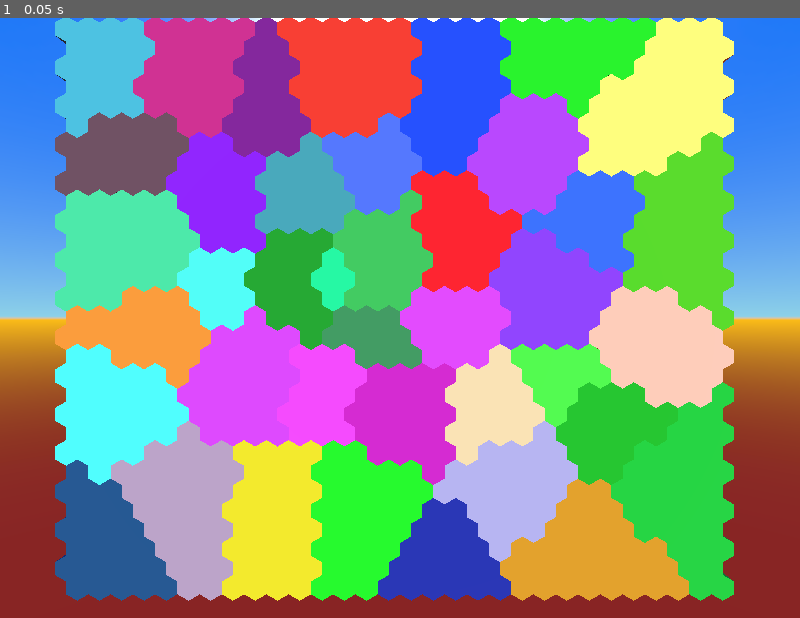
Above: before the commit, frame 1.
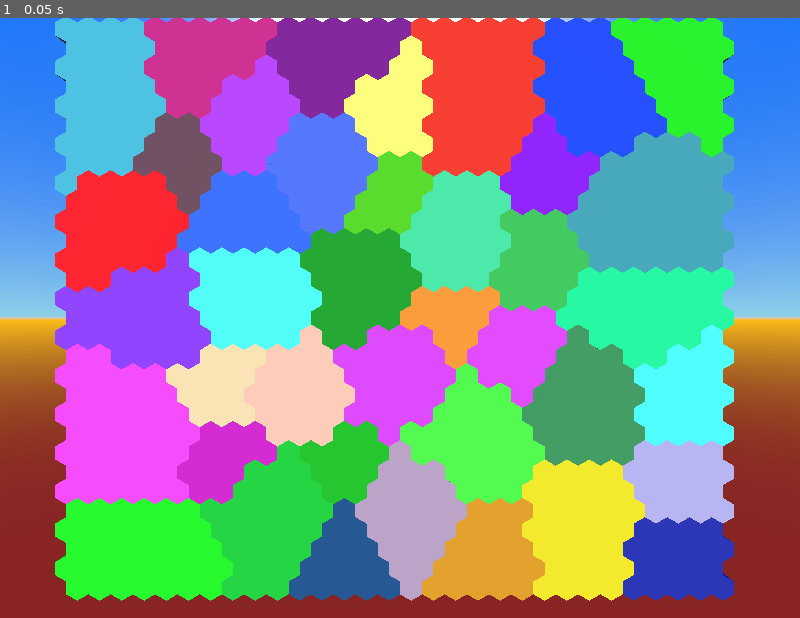
Above: after the commit, the same moment.

Repository: ilyaev/godot-hexes
Game: Godot game, scene res://src/Game.tscn
The game is run twice, just before and just after one commit, with the same random seed, the same clock (stepped at 60 frames per second) and the same inputs.
Inputs:
- Up to frame 1 (0.05 s): no input

The runs differ from the first frame. In frame 1, 74% of the frame differs, in the area x 6-92%, y 0-98%.

Commit message:
feat: mouse hover indication

Diff:
--- a/project.godot
+++ b/project.godot
@@ -12,7 +12,7 @@
 
 config/name="Godot Dice Wars"
 run/main_scene="res://src/Game.tscn"
-config/icon="res://icon.png"
+config/icon="res://art/hexagon-512.png"
 
 [autoload]
 
--- /dev/null
+++ b/src/Game.gd
@@ -0,0 +1,16 @@
+extends Spatial
+
+var HexGrid_class = preload('res://src/hex/Grid.tscn')
+var Grid
+
+func _ready():
+	Grid = HexGrid_class.instance()
+
+	add_child(Grid)
+	# var thread = Thread.new()
+	# thread.start(self, 'add_hexgrid', [thread])
+	pass
+
+func add_hexgrid(params):
+	add_child(Grid)
+	params[0].wait_to_finish()
--- a/src/Game.tscn
+++ b/src/Game.tscn
@@ -1,11 +1,12 @@
 [gd_scene load_steps=3 format=2]
 
-[ext_resource path="res://src/default_env.tres" type="Environment" id=1]
-[ext_resource path="res://src/hex/Grid.tscn" type="PackedScene" id=2]
+[ext_resource path="res://src/Game.gd" type="Script" id=1]
+[ext_resource path="res://src/default_env.tres" type="Environment" id=2]
 
 [node name="Game" type="Spatial" index="0"]
 
 transform = Transform( 1, 0, 0, 0, 1, 0, 0, 0, 1, 0, 0, 1 )
+script = ExtResource( 1 )
 _sections_unfolded = [ "Transform" ]
 
 [node name="Camera" type="Camera" parent="." index="0"]
@@ -25,11 +26,7 @@
 far = 100.0
 _sections_unfolded = [ "Transform" ]
 
-[node name="HexGrid" parent="." index="1" instance=ExtResource( 2 )]
-
-_sections_unfolded = [ "Transform" ]
-
-[node name="DirectionalLight" type="DirectionalLight" parent="." index="2"]
+[node name="DirectionalLight" type="DirectionalLight" parent="." index="1"]
 
 transform = Transform( 1, 0, 0, 0, 1, 0, 0, 0, 1, 0.149437, -0.109022, 3.16871 )
 layers = 1
@@ -55,3 +52,4 @@
 directional_shadow_bias_split_scale = 0.25
 directional_shadow_depth_range = 0
 directional_shadow_max_distance = 200.0
+_sections_unfolded = [ "Shadow" ]
--- a/src/global.gd
+++ b/src/global.gd
@@ -2,6 +2,7 @@
 
 var mode = 'dev'
 var _start_time = 0
+var MeshTool = MeshDataTool.new()
 
 func start_profile():
 	_start_time = OS.get_ticks_msec()
--- a/src/hex/Grid.gd
+++ b/src/hex/Grid.gd
@@ -39,7 +39,6 @@
 	global.print_profile('Build Borders')
 	build_regions()
 	global.print_profile('Build Regions')
-
 	translate_object_local(Vector3(-cols * hex_width / 2, rows * offset_y / 2, 0))
 
 func build_regions():
@@ -352,6 +351,7 @@
 				hex.id = [row,col].hash()
 
 				$Hexes.add_child(hex)
+				hex.hide()
 
 				hex.add_offset(offset)
 
--- a/src/hex/Region.gd
+++ b/src/hex/Region.gd
@@ -25,8 +25,9 @@
 	mat.set_albedo(color)
 	# mat.flags_transparent = 1
 	$Mesh.set_material_override(mat)
+	# return
 
-	var tool = MeshDataTool.new()
+	var tool = global.MeshTool
 	tool.create_from_surface(mesh, 0)
 
 	var faces = []
@@ -52,9 +53,11 @@
 
 func _on_HexRegion_mouse_entered():
 	print('Mouse here! ', id)
+	translate_object_local(Vector3(0,0,0.09))
 	pass # replace with function body
 
 
 func _on_HexRegion_mouse_exited():
 	print('Mouse Out! ', id)
+	translate_object_local(Vector3(0,0,-0.09))
 	pass # replace with function body
Binary file added: art/hexagon-512.png
Not shown, added: art/hexagon-512.png.import
Not shown: 1 places in src/Game.tscn that only renumber resources
